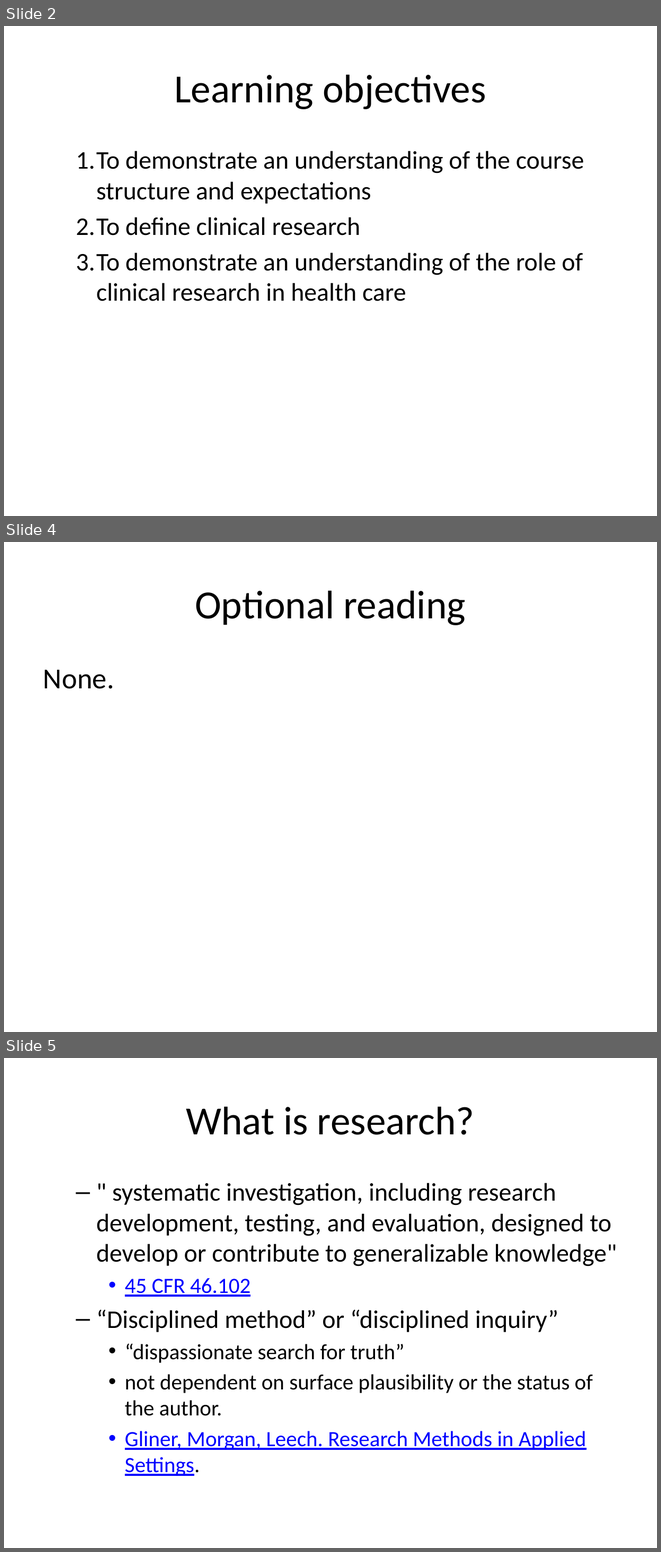
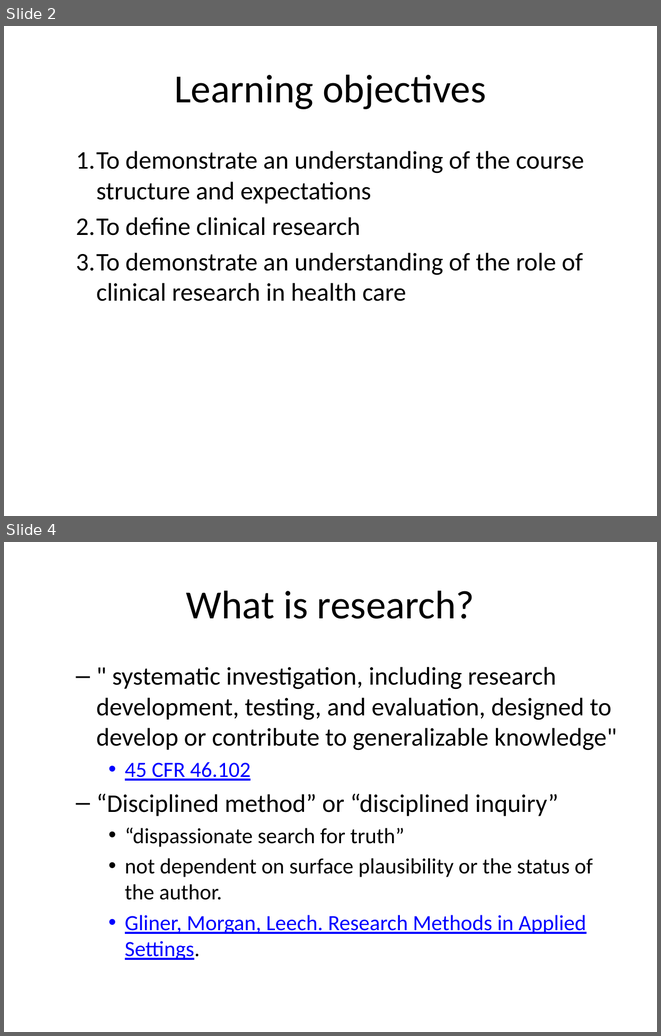
Before and after one commit to classes-medb/5510, a slide deck: src/video-1-introduction.pptx. Shown one above the other, each under a label of ours: slides 2, 4 and 5 before the commit, slides 2 and 4 after it; the slides between them are not shown. The pictures are 661x1552 and 661x1036 pixels, drawn with LibreOffice and Linux fonts; fonts in the diff are those of the drawing. Boxes give left, top, right and bottom in pixels: in the first picture for what was removed or moved away, otherwise in the second. Text is boxed around its words. In the diff, an @@ line names an element or a change of style, - is before the commit and + after.

```diff
--- a/src/video-1-introduction.pptx
+++ b/src/video-1-introduction.pptx
@@ slide 4 removed at box(4, 542, 657, 1032), background #FFFFFF @@
@@ title removed at box(195, 590, 466, 625) @@
-Optional reading
@@ text removed at box(43, 670, 114, 689) @@
-None.
@@ what was slide 5 is now slide 4 @@
```
Also in this commit, not shown: 1 slide changed, 9 slides added, 3 other files.
